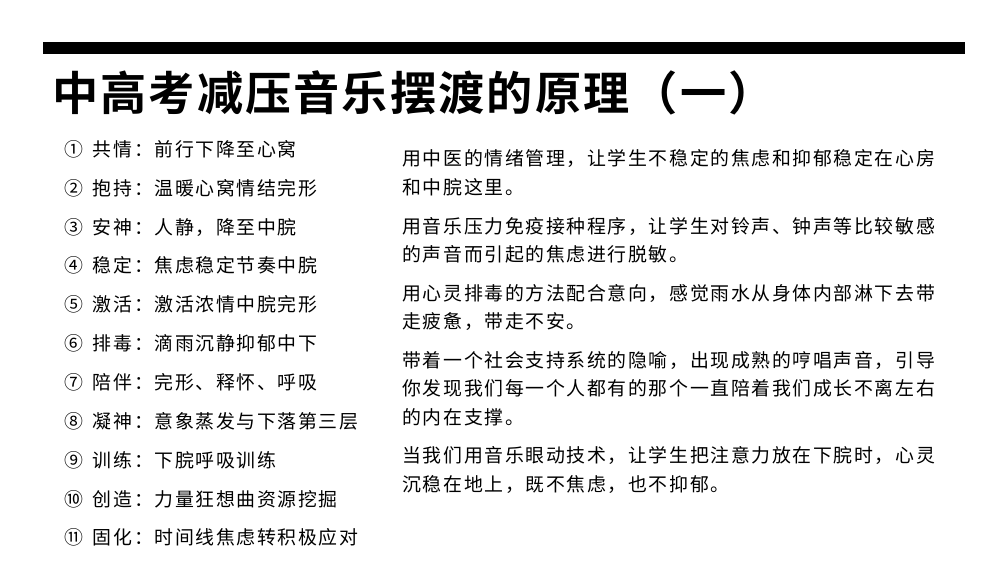
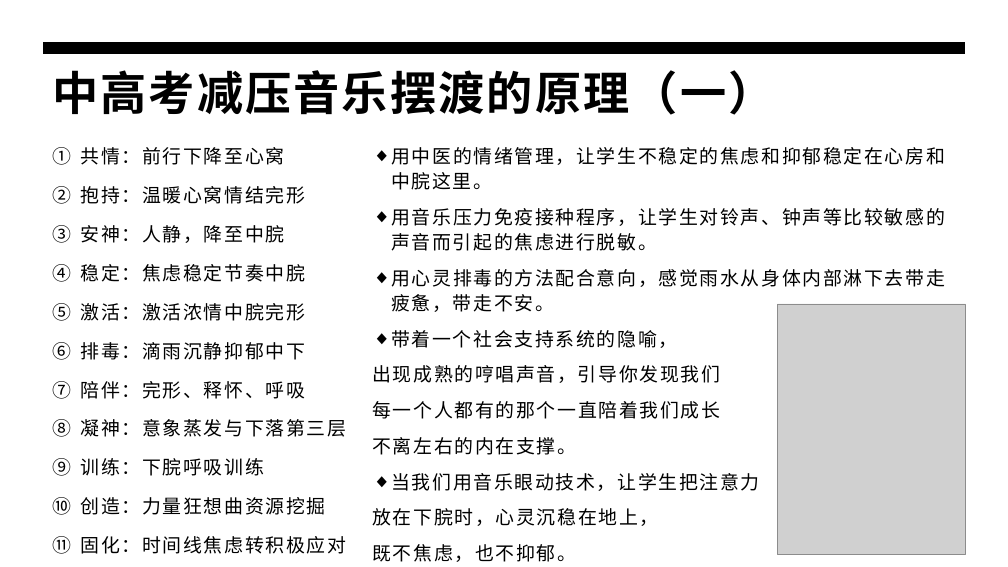
Before and after one commit to panxibei/writing, a slide deck: slide 21 of 44_心理学/30_浥尘伙伴社团原创：中高考音乐减压心理训练/PPT制作素材/浥尘伙伴社团：中高考音乐减压心理训练.pptx (slide 14 before the commit). Drawn at 1008x567 pixels with LibreOffice and Linux fonts; fonts in the diff are those of the drawing; grey boxes stand for pictures. Boxes give left, top, right and bottom in pixels: in the first picture for what was removed or moved away, otherwise in the second. Text is boxed around its words. In the diff, an @@ line names an element or a change of style, - is before the commit and + after.

```diff
--- a/44_心理学/30_浥尘伙伴社团原创：中高考音乐减压心理训练/PPT制作素材/浥尘伙伴社团：中高考音乐减压心理训练.pptx
+++ b/44_心理学/30_浥尘伙伴社团原创：中高考音乐减压心理训练/PPT制作素材/浥尘伙伴社团：中高考音乐减压心理训练.pptx
@@ text "共情：前行下降至心窝": place and size @@
-text "共情：前行下降至心窝" at box(93, 140, 358, 546)
+text "共情：前行下降至心窝" at box(81, 147, 347, 554)
@@ text "用中医的情绪管理，让学生不稳定的焦虑和抑郁稳定在心房和中脘这里。": place and size @@
-text "用中医的情绪管理，让学生不稳定的焦虑和抑郁稳定在心房和中脘这里。" at box(402, 149, 935, 493)
+text "用中医的情绪管理，让学生不稳定的焦虑和抑郁稳定在心房和中脘这里。" at box(372, 147, 945, 562)
@@ text at box(391, 147, 945, 312): bullet none to ◆; line spacing 1.25 to 24pt @@
@@ picture added at box(777, 304, 966, 554) @@
@@ text at box(372, 330, 759, 562): text changed @@
-带着一个社会支持系统的隐喻，出现成熟的哼唱声音，引导你发现我们每一个人都有的那个一直陪着我们成长不离左右的内在支撑。
-当我们用音乐眼动技术，让学生把注意力放在下脘时，心灵沉稳在地上，既不焦虑，也不抑郁。
+◆ 带着一个社会支持系统的隐喻，
+出现成熟的哼唱声音，引导你发现我们
+每一个人都有的那个一直陪着我们成长
+不离左右的内在支撑。
+◆ 当我们用音乐眼动技术，让学生把注意力
+放在下脘时，心灵沉稳在地上，
+既不焦虑，也不抑郁。
```
Also in this commit, not shown: 17 other slides changed, 12 other files.
